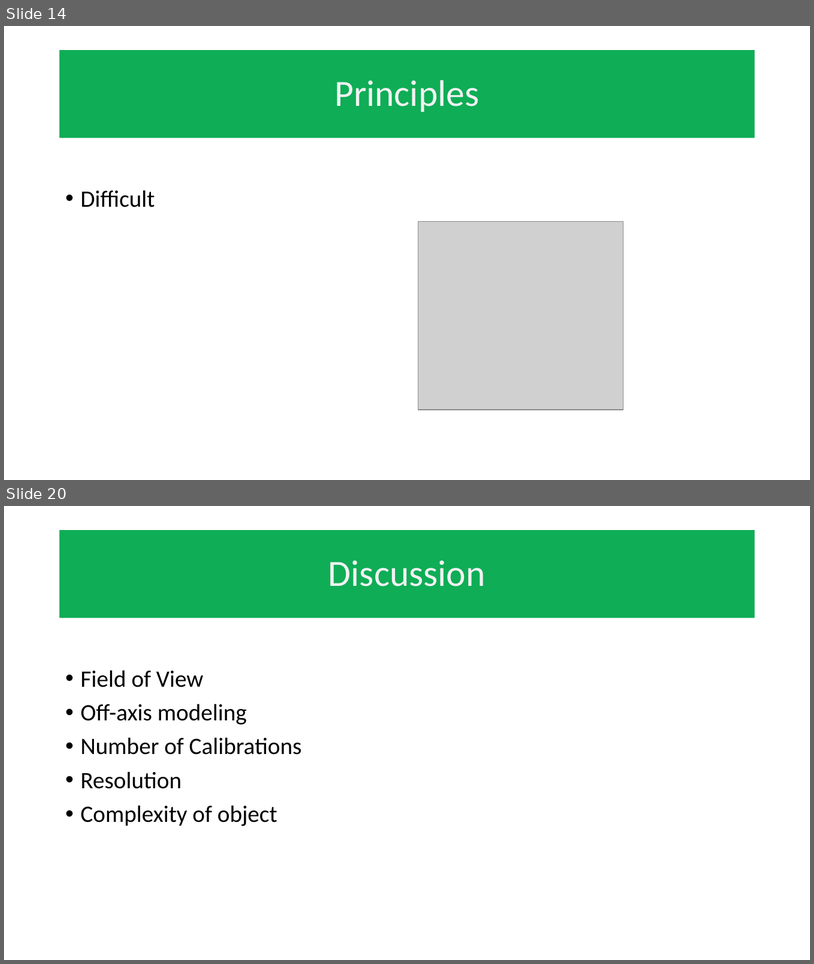
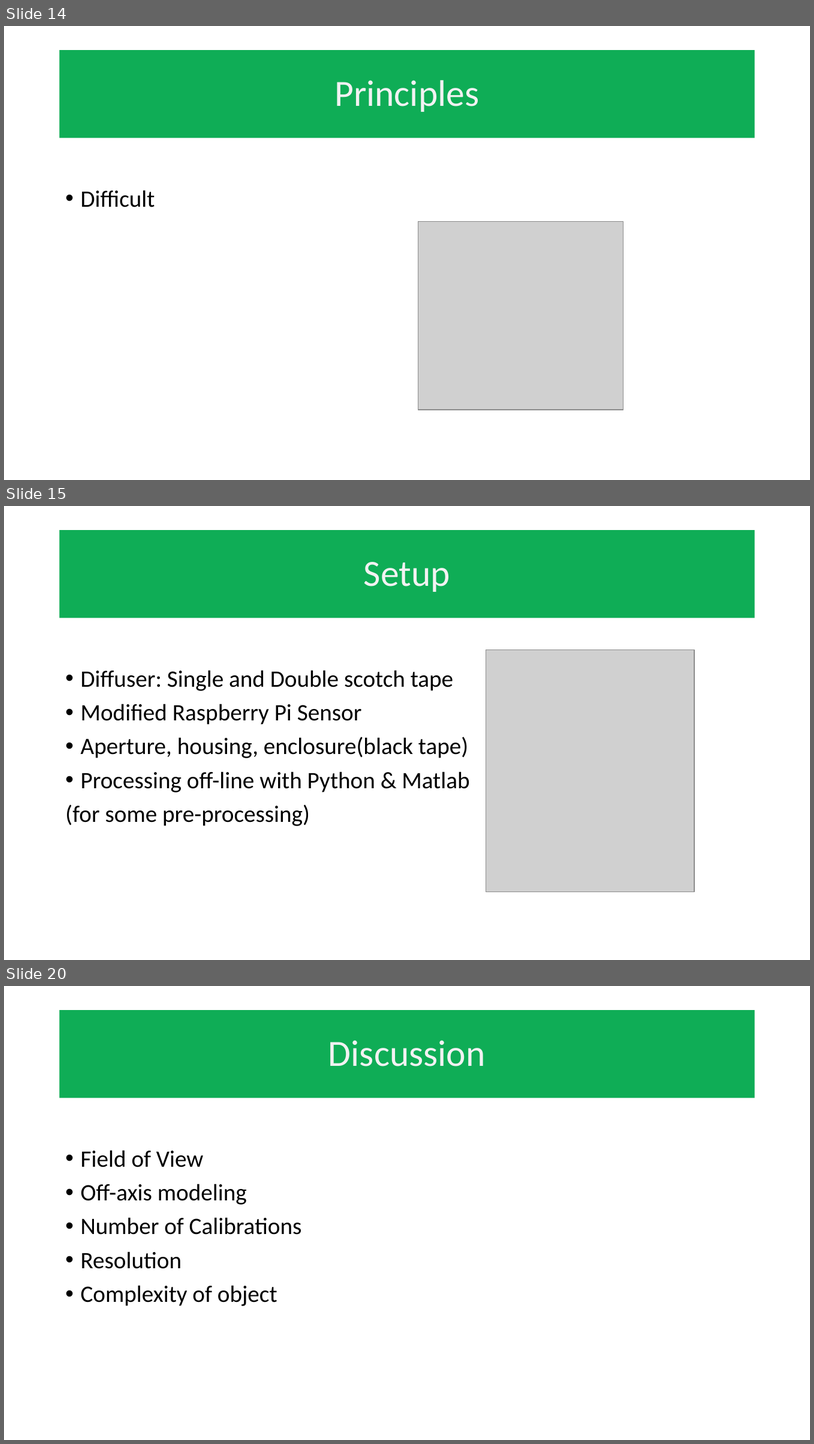
Before and after one commit to mathFPGAseek/und_eecs590_F21, a slide deck: diffuser_cam_20211202_rev1.pptx. Shown one above the other, each under a label of ours: slides 14 and 20 before the commit, slides 14, 15 and 20 after it; the slides between them are not shown. The pictures are 814x964 and 814x1444 pixels, drawn with LibreOffice and Linux fonts; fonts in the diff are those of the drawing; grey boxes stand for pictures; background and template pictures are left out. Boxes give left, top, right and bottom in pixels: in the first picture for what was removed or moved away, otherwise in the second. Text is boxed around its words. In the diff, an @@ line names an element or a change of style, - is before the commit and + after.

```diff
--- a/diffuser_cam_20211202_rev1.pptx
+++ b/diffuser_cam_20211202_rev1.pptx
@@ slide 15 added at (4, 506, 810, 960), background #FFFFFF @@
@@ title added at (60, 530, 755, 618), fill #0FAD56, 44 pt, text #F2F2F2 @@
+Setup
@@ picture added at (486, 650, 695, 891) @@
@@ text added at (65, 670, 470, 826), 28 pt, text #000000 @@
+• Diffuser: Single and Double scotch tape
+• Modified Raspberry Pi Sensor
+• Aperture, housing, enclosure(black tape)
+• Processing off-line with Python & Matlab
+(for some pre-processing)
```
Also in this commit, not shown: 4 slides changed, 5 other slides added, 8 slides removed.
